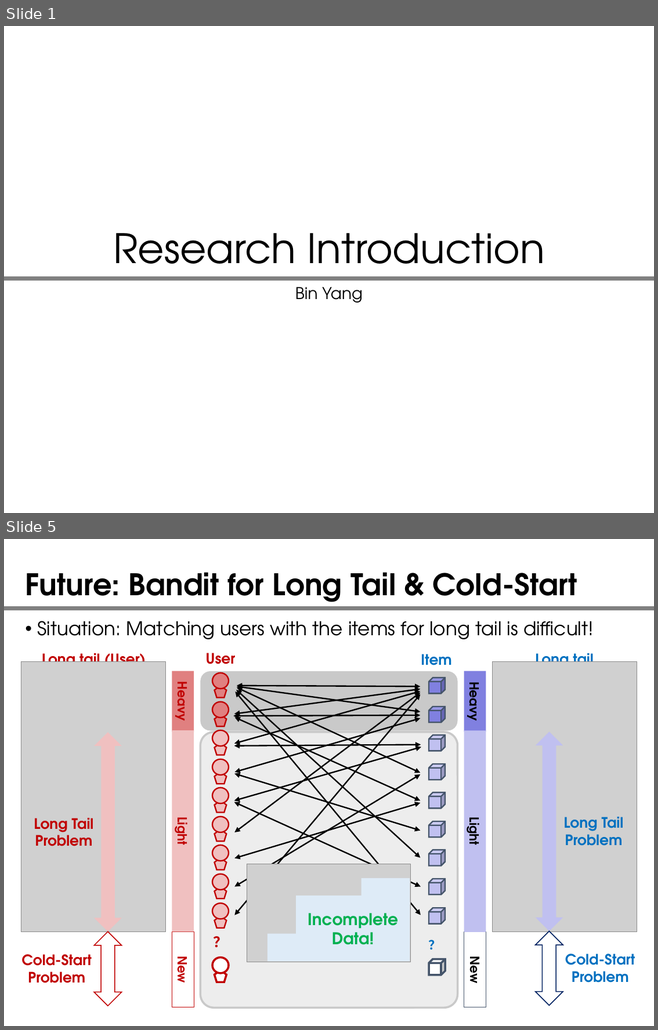
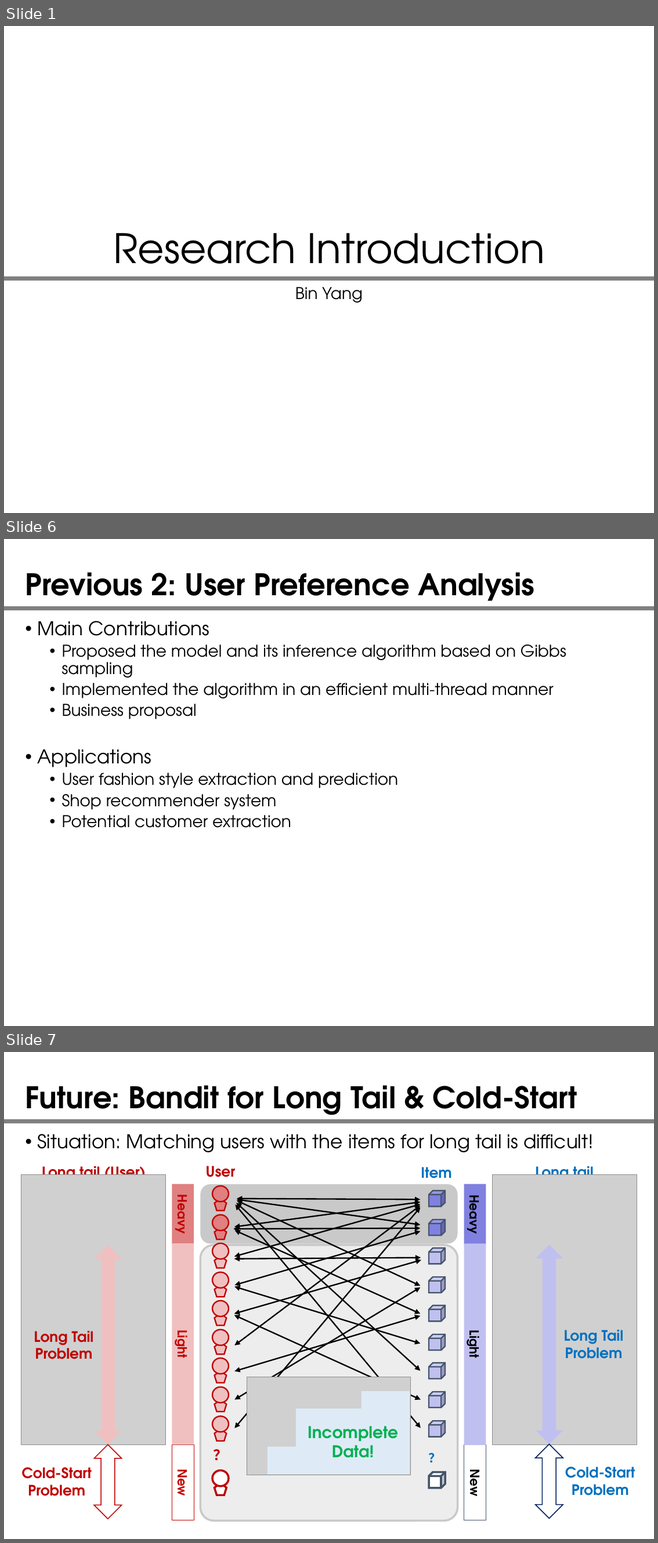
Before and after one commit to yangbin64/document, a slide deck: introduction.pptx. Shown one above the other, each under a label of ours: slides 1 and 5 before the commit, slides 1, 6 and 7 after it; the slides between them are not shown. The pictures are 658x1030 and 658x1543 pixels, drawn with LibreOffice and Linux fonts; fonts in the diff are those of the drawing; grey boxes stand for pictures. Boxes give left, top, right and bottom in pixels: in the first picture for what was removed or moved away, otherwise in the second. Text is boxed around its words. In the diff, an @@ line names an element or a change of style, - is before the commit and + after.

```diff
--- a/introduction.pptx
+++ b/introduction.pptx
@@ slide 6 added at bbox=[4, 539, 654, 1026], background #FFFFFF; not listed: 1 template element that a slide beside it also shows @@
@@ title added at bbox=[25, 572, 534, 607], 33 pt, text #000000, bold @@
+Previous 2: User Preference Analysis
@@ text added at bbox=[38, 621, 566, 828], 18 pt, text #000000 @@
+• Main Contributions
+  • Proposed the model and its inference algorithm based on Gibbs sampling
+  • Implemented the algorithm in an efficient multi-thread manner
+  • Business proposal
+• Applications
+  • User fashion style extraction and prediction
+  • Shop recommender system
+  • Potential customer extraction
@@ what was slide 5 is now slide 7 @@
```
Also in this commit, not shown: 5 slides changed, 1 other slide added, 1 slide removed.
